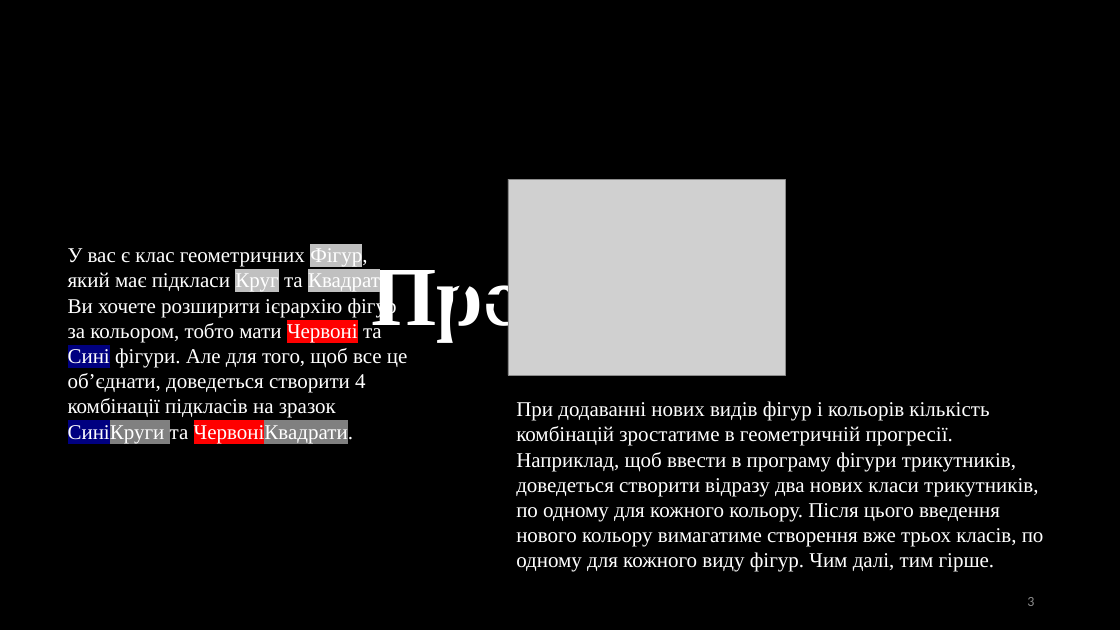
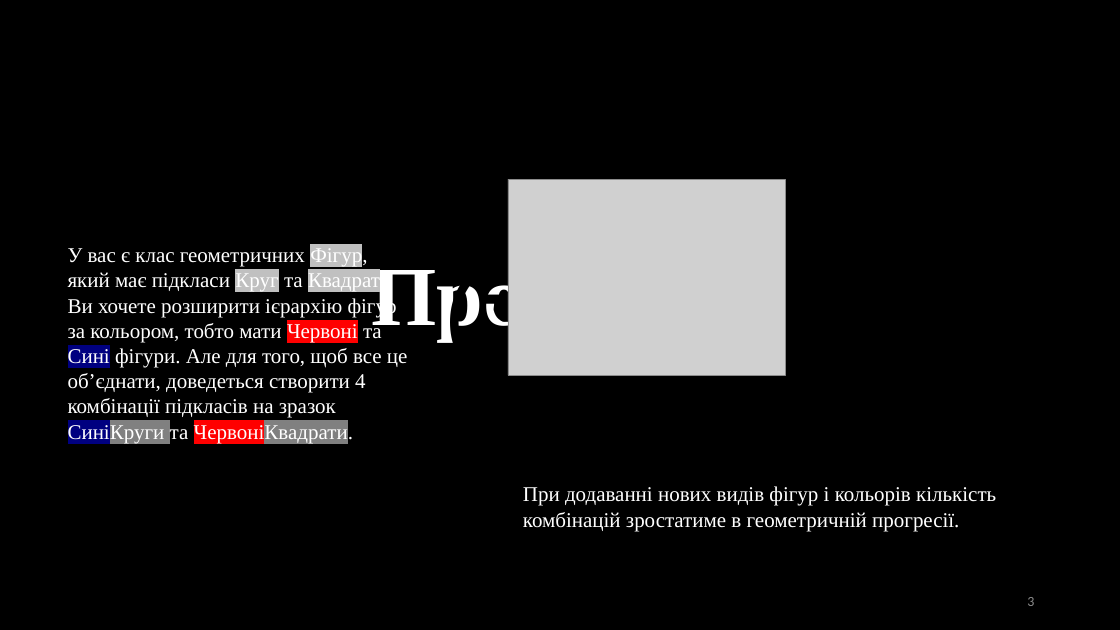
Before and after one commit to yukage1/-programming-technology-stack, a slide deck: slide 3 of Патерн Міст.pptx. Drawn at 1120x630 pixels with LibreOffice and Linux fonts; fonts in the diff are those of the drawing; grey boxes stand for pictures. Boxes give left, top, right and bottom in pixels: in the first picture for what was removed or moved away, otherwise in the second. Text is boxed around its words. In the diff, an @@ line names an element or a change of style, - is before the commit and + after.

```diff
--- a/Патерн Міст.pptx
+++ b/Патерн Міст.pptx
@@ text at (523,486,996,531): text changed @@
-При додаванні нових видів фігур і кольорів кількість комбінацій зростатиме в геометричній прогресії. Наприклад, щоб ввести в програму фігури трикутників, доведеться створити відразу два нових класи трикутників, по одному для кожного кольору. Після цього введення нового кольору вимагатиме створення вже трьох класів, по одному для кожного виду фігур. Чим далі, тим гірше.
+При додаванні нових видів фігур і кольорів кількість комбінацій зростатиме в геометричній прогресії.
```
Also in this commit, not shown: 4 other slides changed, 1 slide removed, 2 other files.
